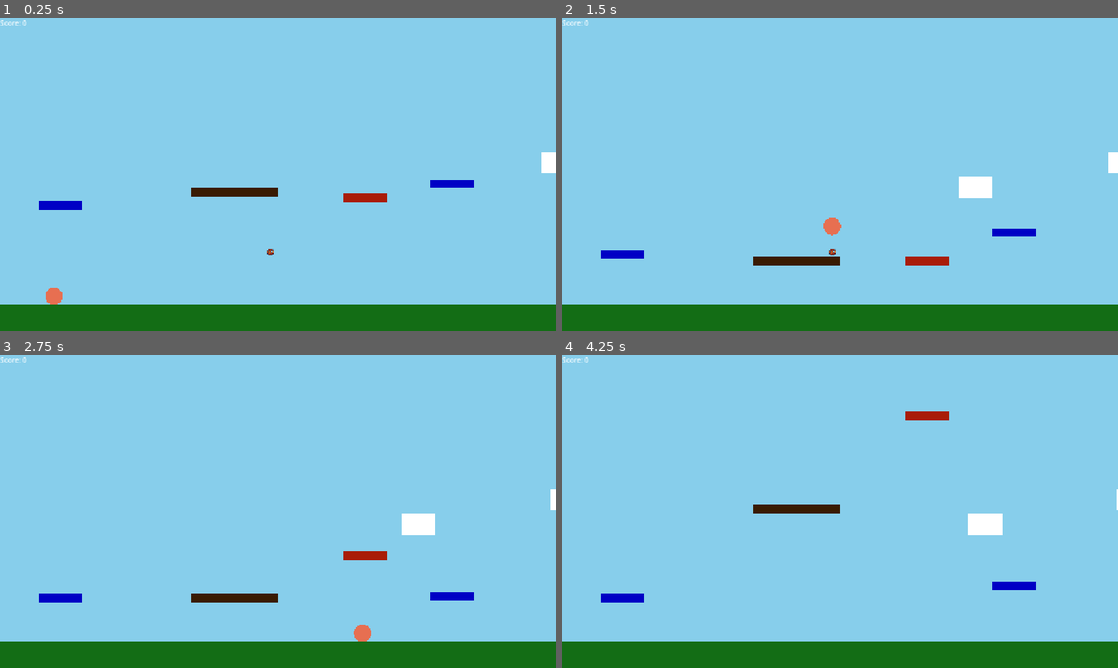
Above: before the commit, frames 1-4 (two rows, left to right).
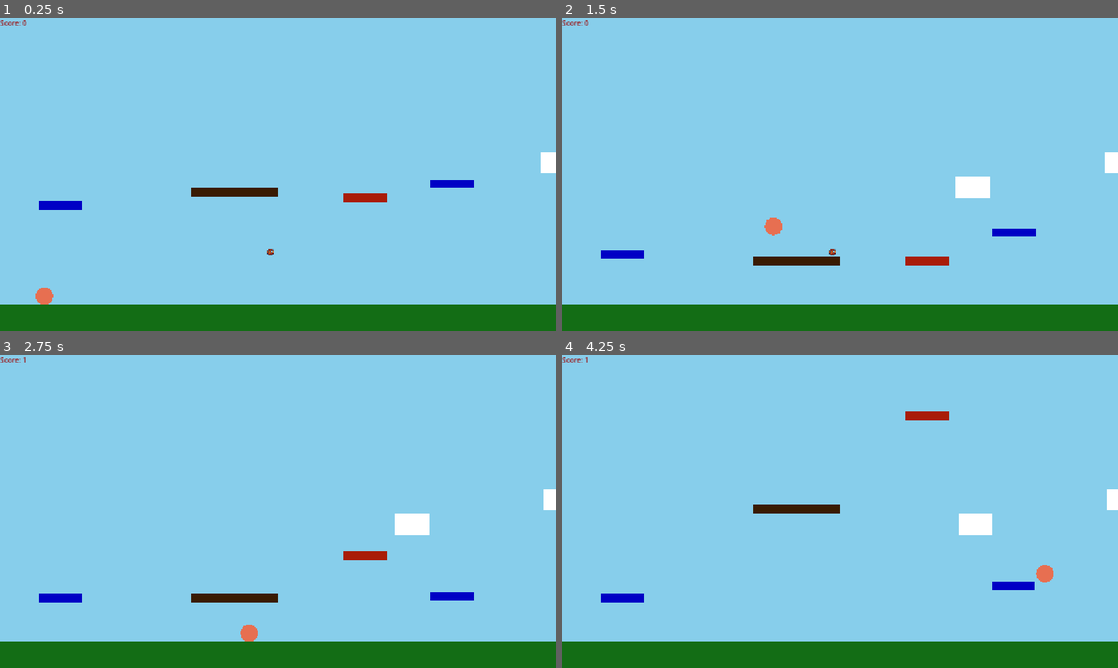
Above: after the commit, the same moments.

Repository: tjrink/WindPrototype
Game: Godot game, scene res://main_scene.tscn
The game is run twice, just before and just after one commit, with the same random seed, the same clock (stepped at 60 frames per second) and the same inputs.
Inputs:
- Up to frame 1 (0.25 s): no input
- Up to frame 2 (1.5 s): tap Enter (ui_accept) at 0.5, 0.77 s; hold Right (ui_right) from 0.53 s (still down)
- Up to frame 3 (2.75 s): tap Enter (ui_accept) at 1.52 s; release Right (ui_right) at 2.03 s; hold Left (ui_left) from 2.03 s (still down)
- Up to frame 4 (4.25 s): release Left (ui_left) at 2.78 s; hold Right (ui_right) from 2.78 s (still down); tap Enter (ui_accept) at 3.02, 3.77 s

The runs differ from the first frame. In frame 1, 0.2% of the frame differs, in the area x 0-98%, y 0-92%; in frame 2, 0.4%; in frame 3, 0.6%, in the area x 0-99%, y 0-92%; in frame 4, 0.6%.

Commit message:
Fixed scoreboard implementation.

Diff:
--- a/Global.gd
+++ b/Global.gd
@@ -2,3 +2,10 @@
 
 
 @export var game_score: int = 0
+
+
+func _ready() -> void:
+	var scoreboard_scene = preload("res://scoreboard.tscn")
+	var scoreboard_instance = scoreboard_scene.instantiate()
+
+	add_child(scoreboard_instance)
--- a/Token.gd
+++ b/Token.gd
@@ -4,8 +4,6 @@
 @export var scale_height: float = 1.0
 @export var x_position: float = 200.0
 @export var y_position: float = 100.0
-
-@export var game_score: int = 0
 
 var is_scorable: bool = true
 
@@ -32,7 +30,7 @@
 func _on_body_entered(body: Node2D) -> void:
 	#Adds 1 to game_score if player enters token
 	if body.is_in_group("player"):
-		game_score+=1
+		Global.game_score+=1
 		queue_free()
 
 func _on_body_exited(body: Node2D) -> void:
--- a/Wind.gd
+++ b/Wind.gd
@@ -7,7 +7,7 @@
 const MIN_X: float = -650
 const MAX_X: float = 650
 
-const MAX_WIND: float = 30.0
+const MAX_WIND: float = 10.0
 
 
 # Define the wind tranches: [Max Y (bottom of tranche), Wind Speed]
--- a/main_scene.tscn
+++ b/main_scene.tscn
@@ -1,7 +1,6 @@
-[gd_scene load_steps=8 format=3 uid="uid://0r11mqgi8vn5"]
+[gd_scene load_steps=7 format=3 uid="uid://0r11mqgi8vn5"]
 
 [ext_resource type="PackedScene" uid="uid://c7c0jvb7jhp1i" path="res://Spawners/cloud_spawner.tscn" id="1_2c62f"]
-[ext_resource type="PackedScene" uid="uid://boa1j05nc0hr8" path="res://scoreboard.tscn" id="1_hq1ik"]
 [ext_resource type="PackedScene" uid="uid://b7q5rwvsk8nfp" path="res://Spawners/platform_spawner.tscn" id="2_gyfs4"]
 [ext_resource type="PackedScene" uid="uid://boee26h6hv02k" path="res://player.tscn" id="3_gyfs4"]
 [ext_resource type="Script" uid="uid://bv2q3rfo8o35y" path="res://Spawners/token_spawner.gd" id="4_d5x1h"]
@@ -14,8 +13,6 @@
 metadata/_edit_vertical_guides_ = [-547.0]
 
 [node name="World" type="Node2D" parent="."]
-
-[node name="Scoreboard" parent="World" instance=ExtResource("1_hq1ik")]
 
 [node name="Sky" type="ColorRect" parent="World"]
 z_index = -101
--- a/scoreboard.tscn
+++ b/scoreboard.tscn
@@ -7,6 +7,7 @@
 [node name="ScoreboardLabel" type="Label" parent="."]
 offset_right = 109.0
 offset_bottom = 49.0
+theme_override_colors/font_color = Color(0.6102472, 0.010648579, 0.0065646013, 1)
 text = "Score: 0
 "
 script = ExtResource("1_jeshg")
